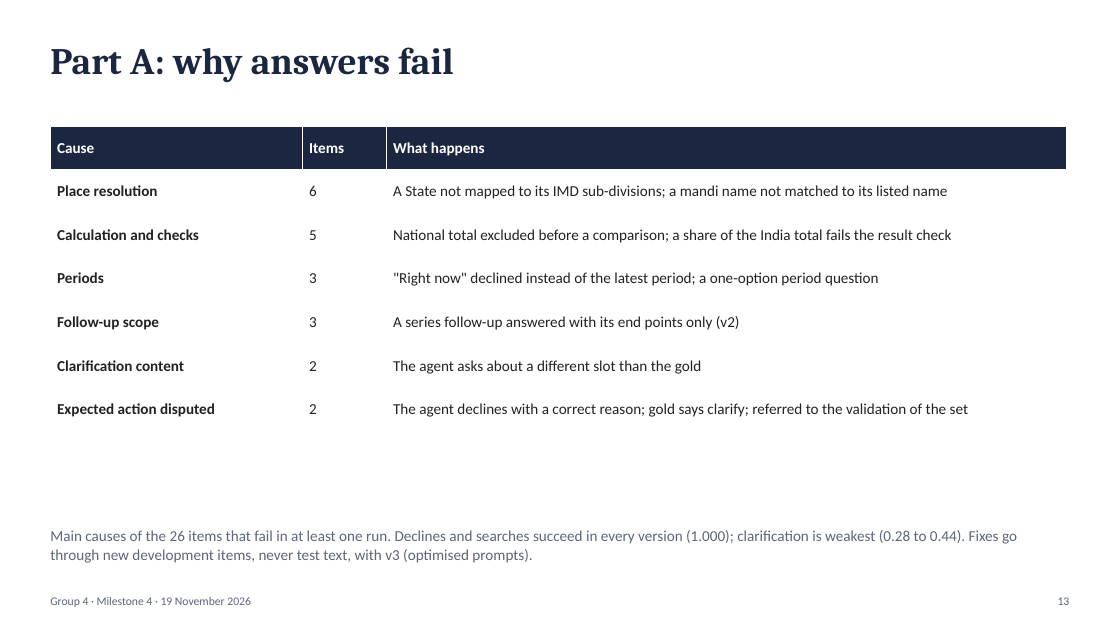
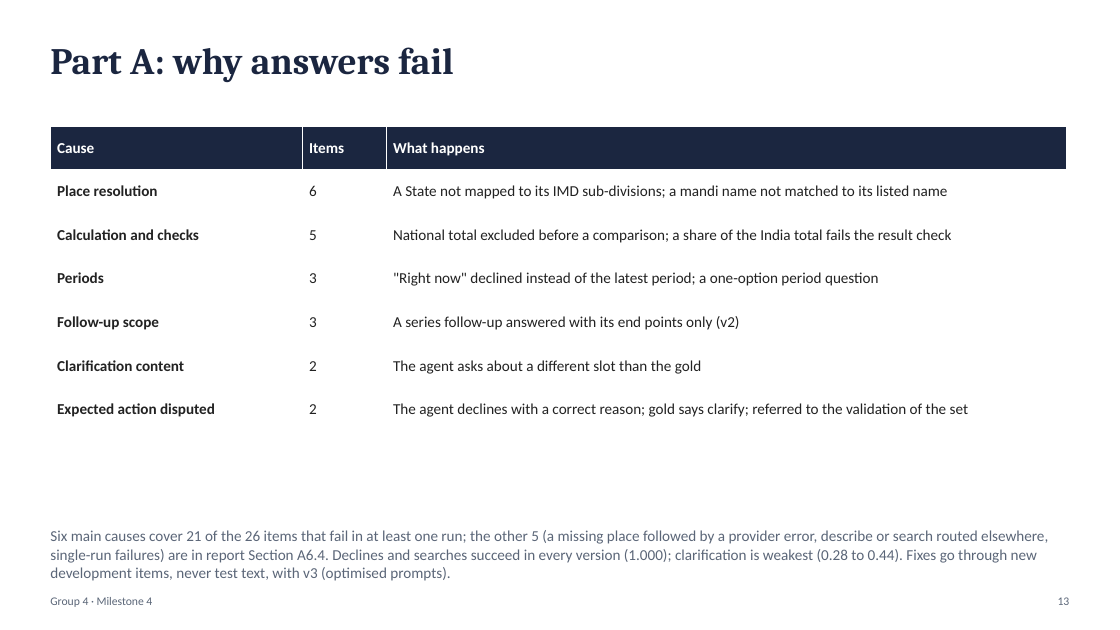
Before and after one commit to sathyaIITM/Group-4-DS-and-AI-Lab-Project, a slide deck: slide 13 of docs/milestones/Milestone4_TA_Presentation.pptx. Drawn at 1120x630 pixels with LibreOffice and Linux fonts; fonts in the diff are those of the drawing. Boxes give left, top, right and bottom in pixels: in the first picture for what was removed or moved away, otherwise in the second. Text is boxed around its words. In the diff, an @@ line names an element or a change of style, - is before the commit and + after.

```diff
--- a/docs/milestones/Milestone4_TA_Presentation.pptx
+++ b/docs/milestones/Milestone4_TA_Presentation.pptx
@@ text at (50, 530, 1048, 581): text changed @@
-Main causes of the 26 items that fail in at least one run. Declines and searches succeed in every version (1.000); clarification is weakest (0.28 to 0.44). Fixes go through new development items, never test text, with v3 (optimised prompts).
+Six main causes cover 21 of the 26 items that fail in at least one run; the other 5 (a missing place followed by a provider error, describe or search routed elsewhere, single-run failures) are in report Section A6.4. Declines and searches succeed in every version (1.000); clarification is weakest (0.28 to 0.44). Fixes go through new development items, never test text, with v3 (optimised prompts).
@@ text at (50, 597, 152, 607): text changed @@
-Group 4 · Milestone 4 · 19 November 2026
+Group 4 · Milestone 4
```
Also in this commit, not shown: 22 other slides changed, 1 other file.
